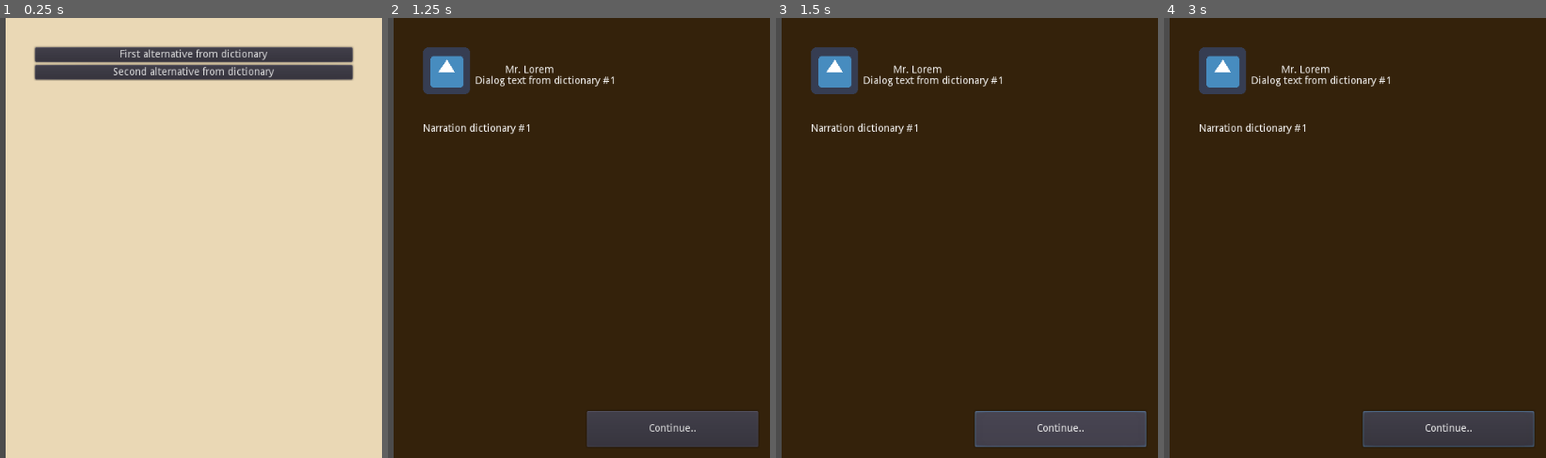
Above: before the commit, frames 1-4 (left to right).
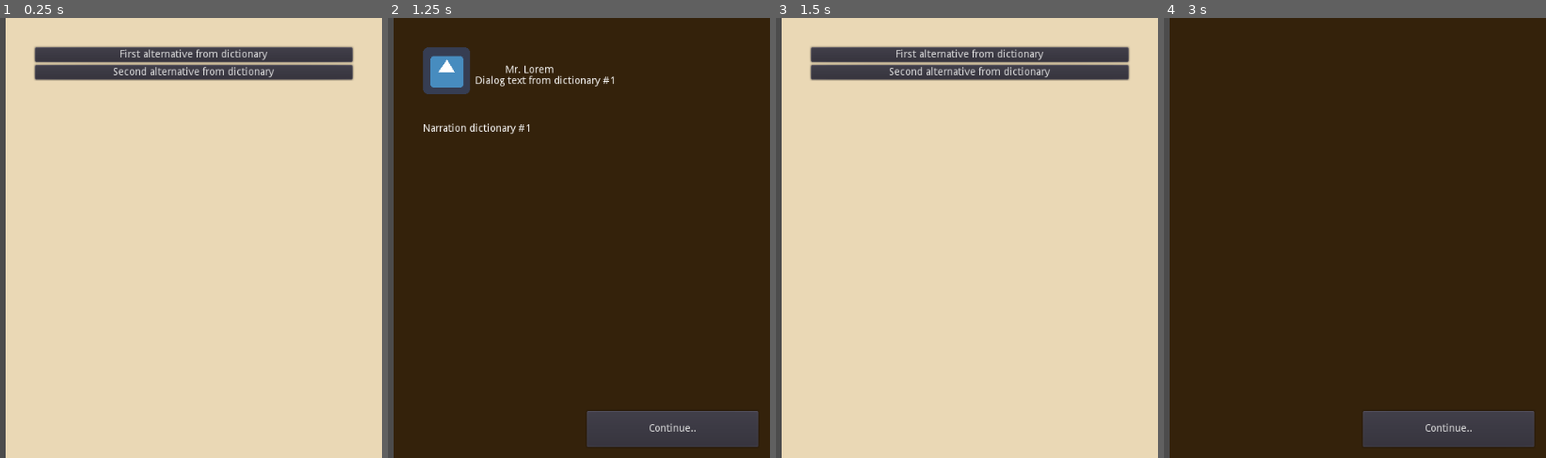
Above: after the commit, the same moments.

Repository: jordgubben/gw24-fam-andersson
Game: Godot game, scene res://FamilyDinner.tscn
The game is run twice, just before and just after one commit, with the same random seed, the same clock (stepped at 60 frames per second) and the same inputs. The engine's default icon, where the game draws it, is replaced by a stand-in: a white triangle on a blue panel in a dark square.
Inputs (mouse positions are in pixels of both pictures, inside the frame that each line leads up to):
- Up to frame 1 (0.25 s): no input
- Up to frame 2 (1.25 s): click "First alternative from dictio…" at 0.5 s
- Up to frame 3 (1.5 s): click "Continue.." at 1.25 s
- Up to frame 4 (3 s): click (1450, 427) at 2 s, where only the run before the commit has a clickable "Continue.."; click (1358, 70) at 2.75 s, where only the run after the commit has a clickable "Second alternative from dicti…"

Frames 1-2 are identical in both runs. In frame 3, 98% of the frame differs, in the area x 1-100%, y 0-100%; in frame 4, 2.2%.
Error after the commit: Attempt to call function 'duplicate' in base 'previously freed instance' on a null instance. (res://ui/NarrativePanel.gd:15)

Commit message:
Return from narrative to options on 'Continue..'

Diff:
--- a/FamilyDinner.gd
+++ b/FamilyDinner.gd
@@ -41,6 +41,9 @@
 	segment.present(_narrative_panel)
 	_narrative_panel.visible = true
 
+func _on_narrative_pressentation_completed():
+	_narrative_panel.visible = false
+	_options_panel.visible = true
 
 #
 # A Narrative sequence is an exchange of thouhgts and feelings
--- a/FamilyDinner.tscn
+++ b/FamilyDinner.tscn
@@ -20,4 +20,5 @@
 visible = false
 
 [node name="options" parent="ui" instance=ExtResource( 2 )]
+[connection signal="pressentation_completed" from="ui/narrative" to="." method="_on_narrative_pressentation_completed"]
 [connection signal="option_selected" from="ui/options" to="." method="_on_options_option_selected"]
--- a/ui/NarrativePanel.gd
+++ b/ui/NarrativePanel.gd
@@ -2,6 +2,8 @@
 
 onready var _dialouge_prototype: Control = $margin/vbox/dialouge_example
 onready var _narration_prototype: RichTextLabel = $margin/vbox/narration_example
+
+signal pressentation_completed()
 
 func _ready():
 	# Remove prototypes from tree
@@ -23,3 +25,7 @@
 	for c in $margin/vbox.get_children():
 		self.remove_child(c)
 		c.queue_free()
+
+
+func _on_continue_button_pressed():
+	self.emit_signal("pressentation_completed")
--- a/ui/NarrativePanel.tscn
+++ b/ui/NarrativePanel.tscn
@@ -92,7 +92,7 @@
 "_edit_use_anchors_": false
 }
 
-[node name="Continue cutton" type="Button" parent="."]
+[node name="continue_button" type="Button" parent="."]
 anchor_left = 1.0
 anchor_top = 1.0
 anchor_right = 1.0
@@ -105,3 +105,4 @@
 __meta__ = {
 "_edit_use_anchors_": false
 }
+[connection signal="pressed" from="continue_button" to="." method="_on_continue_button_pressed"]
